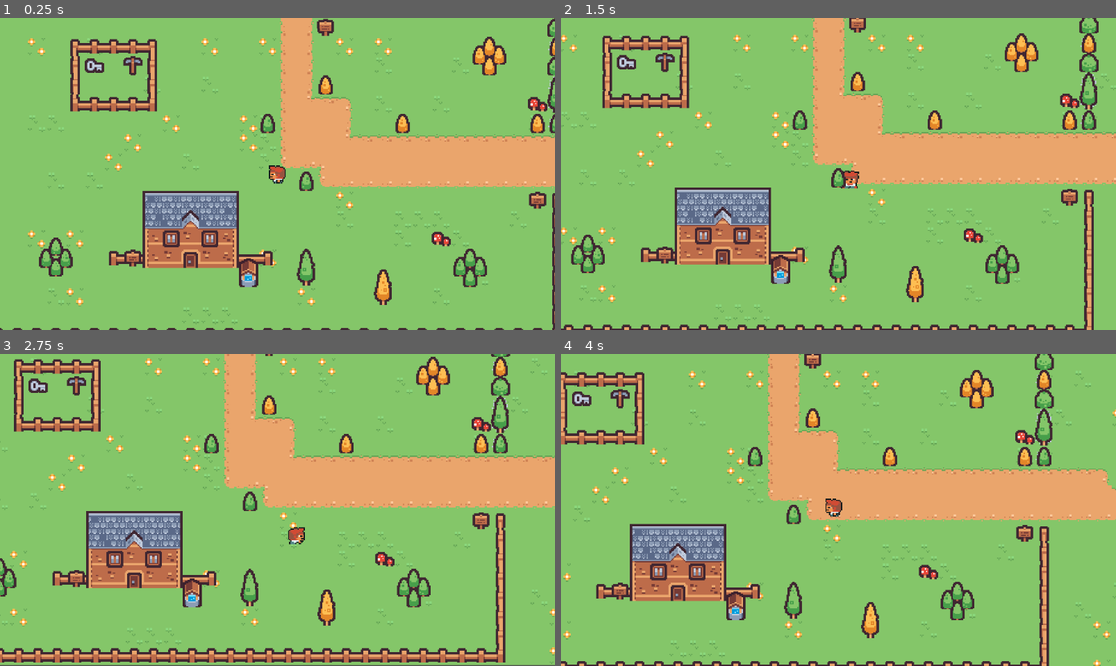
Above: before the commit, frames 1-4 (two rows, left to right).
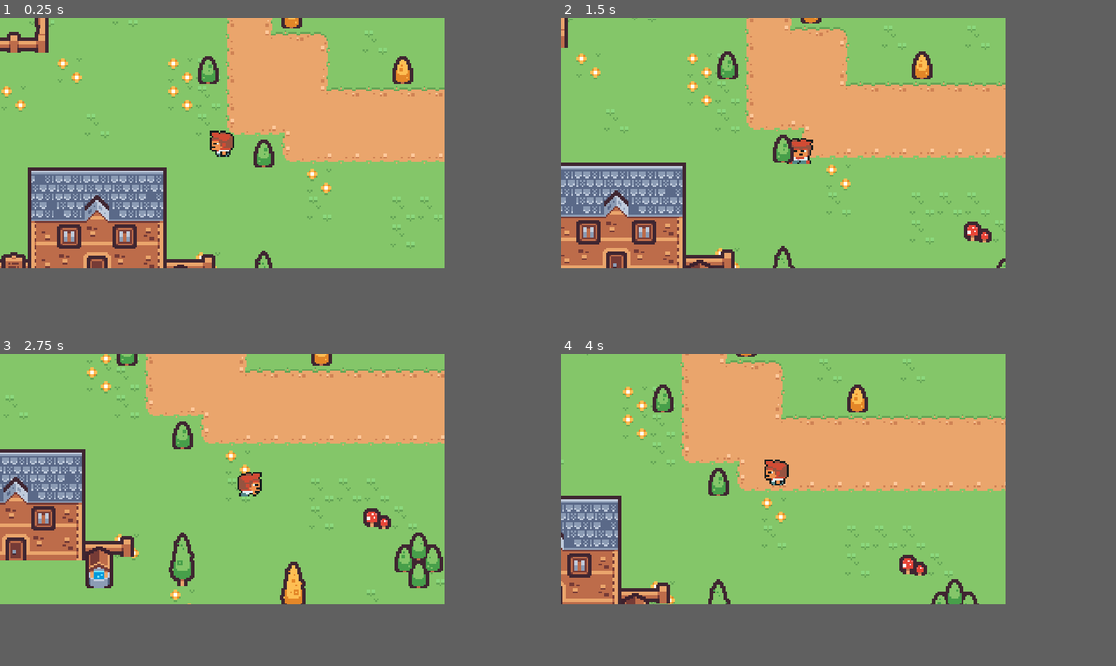
Above: after the commit, the same moments.

Repository: nicce/open-world
Game: Godot game, scene res://scenes/world.tscn
Same seed, same stepped clock (60 frames per second), same inputs: the game is played once before the commit and once after it.
Inputs:
- Up to frame 1 (0.25 s): no input
- Up to frame 2 (1.5 s): tap Enter at 0.5 s; hold D (right) 0.53-1.28 s; tap X (hit) at 0.6, 1.35 s; hold S (down) from 1.28 s (still down)
- Up to frame 3 (2.75 s): release S (down) at 2.03 s; hold D (right) from 2.03 s (still down); tap X (hit) at 2.1 s
- Up to frame 4 (4 s): release D (right) at 2.78 s; hold W (up) 2.78-3.53 s; tap X (hit) at 2.85, 3.6 s; hold A (left) from 3.53 s (still down)
In our replay, the window is 799x449 before the commit and 640x360 after it. These sizes can differ from the game's own. Grey fills any space a smaller window leaves; there, only what the larger window draws over its background counts as a difference.

The runs differ from the first frame. In frame 1, 32% of the frame differs, in the area x 0-100%, y 0-100%; in frame 2, 36%; in frame 3, 44%; in frame 4, 37%.

Commit message:
window size and colorise health bar

Diff:
--- a/project.godot
+++ b/project.godot
@@ -18,6 +18,14 @@
 [autoload]
 
 BackgroundMusic="*res://scenes/background_music.tscn"
+
+[display]
+
+window/size/viewport_width=640
+window/size/viewport_height=360
+window/size/mode=2
+window/stretch/mode="viewport"
+window/stretch/scale_mode="integer"
 
 [input]
 
--- a/scenes/health_bar.tscn
+++ b/scenes/health_bar.tscn
@@ -4,7 +4,6 @@
 
 [node name="HealthBar" type="ProgressBar"]
 visible = false
-modulate = Color(0.360784, 1, 0.380392, 1)
 offset_right = 49.0
 offset_bottom = 27.0
 scale = Vector2(0.1, 0.1)
--- a/scripts/health_bar.gd
+++ b/scripts/health_bar.gd
@@ -1,10 +1,24 @@
 class_name HealthBar
 extends ProgressBar
 
+var sb = StyleBoxFlat.new()
+
+func _ready():
+	add_theme_stylebox_override("fill", sb)
+	sb.bg_color = Color("5cff61")
+
 func update(health: int):
 	value = health
-
+	modulate_bar(health)
 	if value >= max_value:
 		visible = false
 	else:
 		visible = true
+
+func modulate_bar(health):
+	if health > max_value * 0.67:
+		sb.bg_color = Color("5cff61")
+	if health <= max_value * 0.67 and health > max_value * 0.33:
+		sb.bg_color = Color("eedc3e")
+	if health <= max_value * 0.33:
+		sb.bg_color = Color("dd0716")
